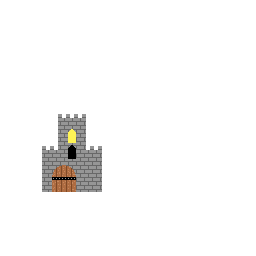
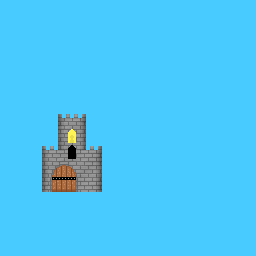
Layered file, before and after one edit (256 x 256). Changes by layer:
renamed "Paint Layer 2" to "Pattern", painted on it over [0, 0, 256, 256]
added layer "Door/Window Rim/Brickwork" above "Stars Idea" over [0, 128, 192, 192]
added layer "Stars Idea" above "Top Shading" over [0, 64, 192, 256]
added layer "Top Shading" above "Individual Brick Shading" over [0, 64, 128, 192]
added layer "Person" above "Connections" over [64, 128, 128, 192]
added layer "Edge shading" above "Paint" over [0, 64, 128, 256]
renamed "Paint Layer 1" to "Paint", painted on it over [0, 64, 128, 256]
painted on "Background" over [0, 0, 256, 256]
